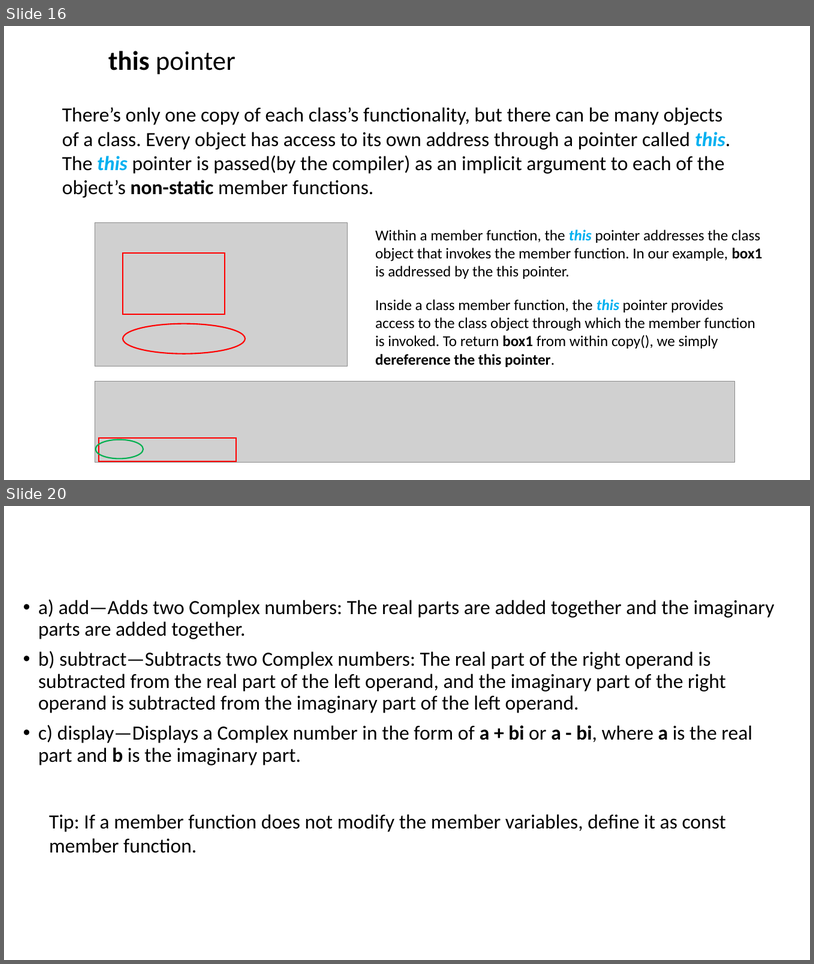
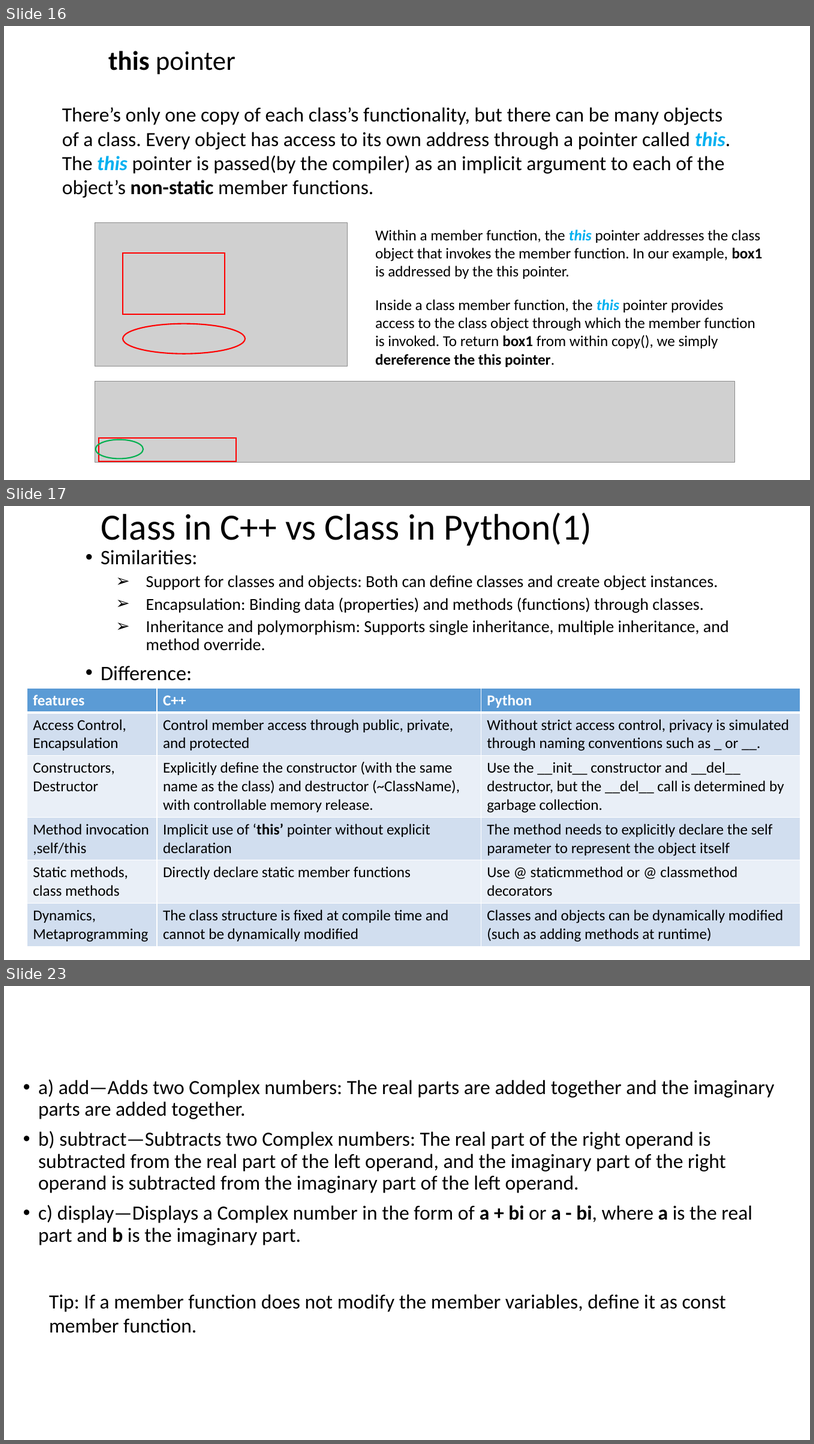
Before and after one commit to ShiqiYu/CPP, a slide deck: week09/Lab09.pptx. Shown one above the other, each under a label of ours: slides 16 and 20 before the commit, slides 16, 17 and 23 after it; the slides between them are not shown. The pictures are 814x964 and 814x1444 pixels, drawn with LibreOffice and Linux fonts; fonts in the diff are those of the drawing; grey boxes stand for pictures; background and template pictures are left out. Boxes give left, top, right and bottom in pixels: in the first picture for what was removed or moved away, otherwise in the second. Text is boxed around its words. In the diff, an @@ line names an element or a change of style, - is before the commit and + after.

```diff
--- a/week09/Lab09.pptx
+++ b/week09/Lab09.pptx
@@ slide 17 added at <box>4,506,810,960</box>, background #FFFFFF @@
@@ title added at <box>101,513,593,546</box>, 44 pt, text #000000 @@
+Class in C++ vs Class in Python(1)
@@ text added at <box>101,550,729,681</box>, 20 pt, text #000000 @@
+• Similarities:
+  ➢ Support for classes and objects: Both can define classes and create object instances.
+  ➢ Encapsulation: Binding data (properties) and methods (functions) through classes.
+  ➢ Inheritance and polymorphism: Supports single inheritance, multiple inheritance, and method override.
+• Difference:
@@ table added at <box>27,688,801,944</box>, 6 rows, 3 columns @@
+features | C++ | Python
+Access Control, / Encapsulation | Control member access through public, private, and protected | Without strict access control, privacy is simulated through naming conventions such as _ or __.
+Constructors, Destructor | Explicitly define the constructor (with the same name as the class) and destructor (~ClassName), with controllable memory release. | Use the __init__ constructor and __del__ destructor, but the __del__ call is determined by garbage collection.
+Method invocation / ,self/this | Implicit use of ‘this’ pointer without explicit declaration | The method needs to explicitly declare the self parameter to represent the object itself
+Static methods, class methods | Directly declare static member functions | Use @ staticmmethod or @ classmethod decorators
+Dynamics, Metaprogramming | The class structure is fixed at compile time and cannot be dynamically modified | Classes and objects can be dynamically modified (such as adding methods at runtime)
@@ what was slide 20 is now slide 23 @@
```
Also in this commit, not shown: 12 slides changed, 2 other slides added, 3 other files.
